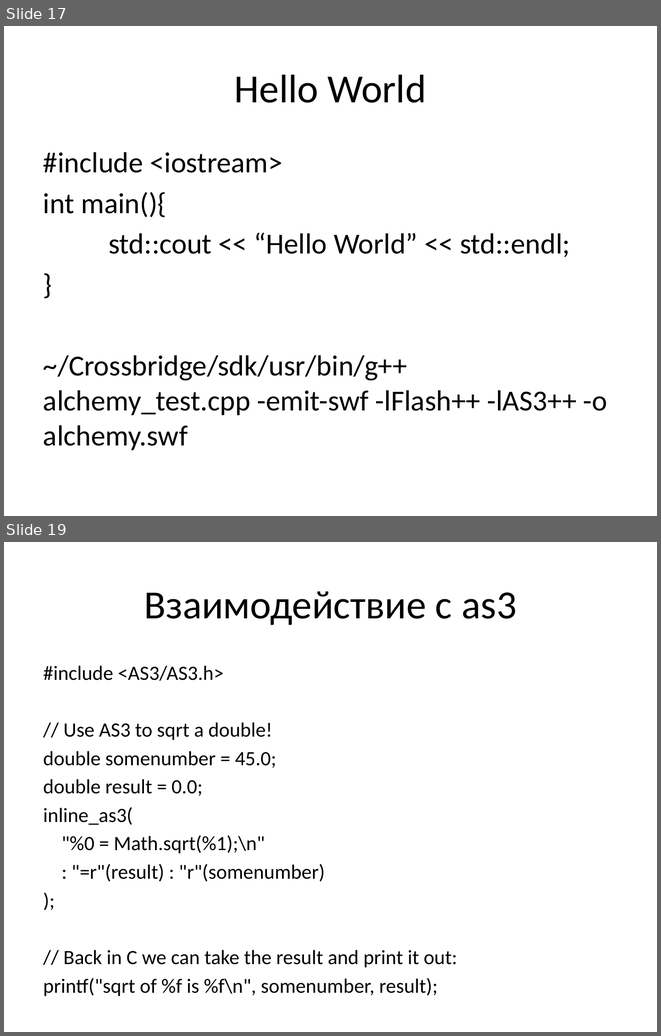
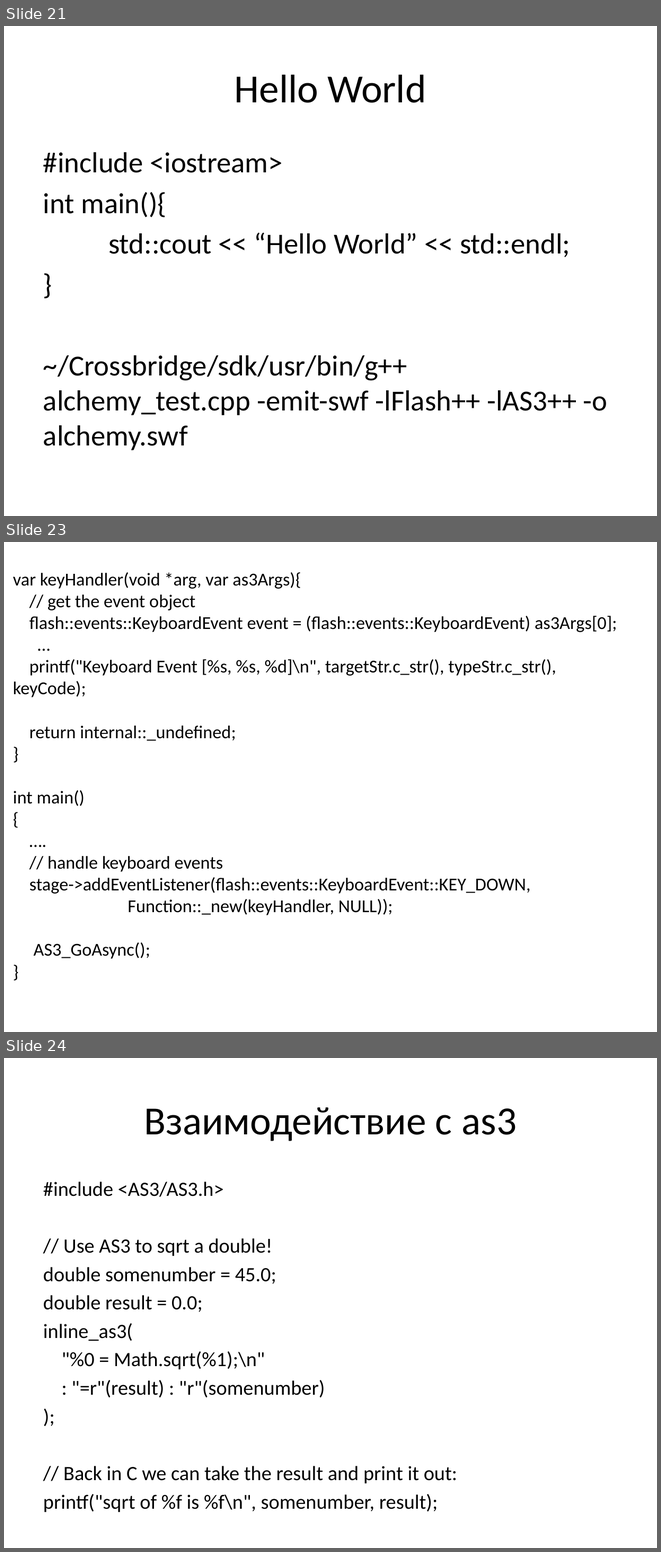
Before and after one commit to schadov/241m-lectures, a slide deck: haxe.pptx. Shown one above the other, each under a label of ours: slides 17 and 19 before the commit, slides 21, 23 and 24 after it; the slides between them are not shown. The pictures are 661x1036 and 661x1552 pixels, drawn with LibreOffice and Linux fonts; fonts in the diff are those of the drawing. Boxes give left, top, right and bottom in pixels: in the first picture for what was removed or moved away, otherwise in the second. Text is boxed around its words. In the diff, an @@ line names an element or a change of style, - is before the commit and + after.

```diff
--- a/haxe.pptx
+++ b/haxe.pptx
@@ slide 23 added at (x1=4, y1=542, x2=657, y2=1032), background #FFFFFF @@
@@ text added at (x1=13, y1=572, x2=617, y2=959), 20 pt, text #000000 @@
+var keyHandler(void *arg, var as3Args){
+// get the event object
+flash::events::KeyboardEvent event = (flash::events::KeyboardEvent) as3Args[0];
+…
+printf("Keyboard Event [%s, %s, %d]\n", targetStr.c_str(), typeStr.c_str(), keyCode);
+return internal::_undefined;
+}
+int main()
+{
+….
+// handle keyboard events
+stage->addEventListener(flash::events::KeyboardEvent::KEY_DOWN,
+Function::_new(keyHandler, NULL));
+AS3_GoAsync();
+}
@@ what was slide 17 is now slide 21 @@
@@ what was slide 19 is now slide 24 @@
```
Also in this commit, not shown: 1 slide changed, 10 other slides added.
